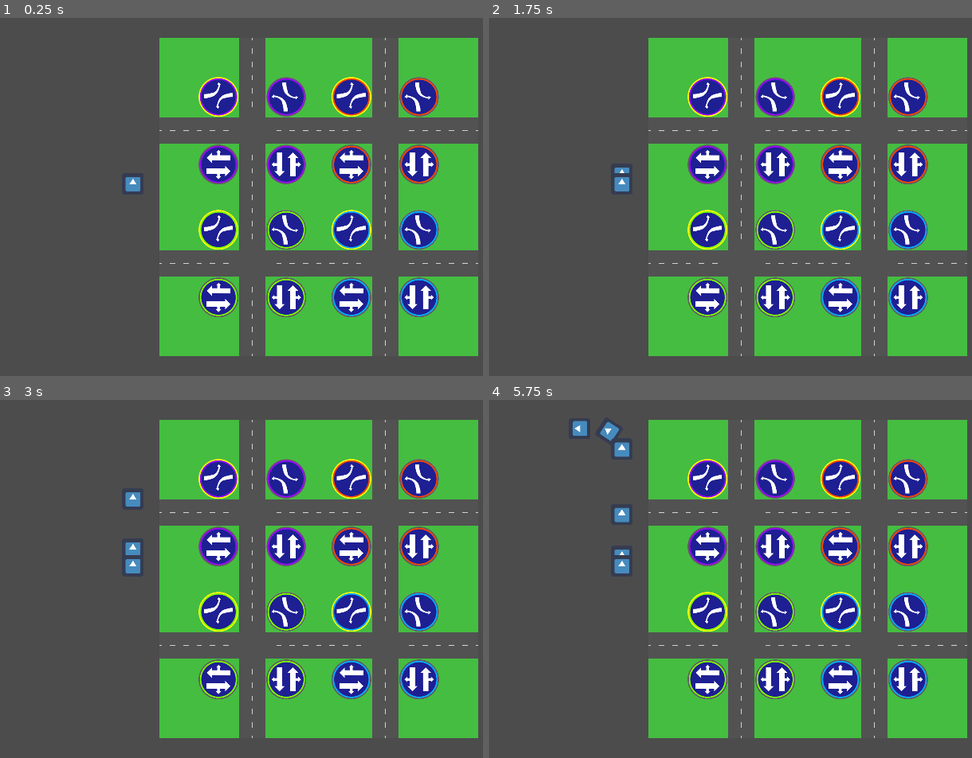
Above: before the commit, frames 1-4 (two rows, left to right).
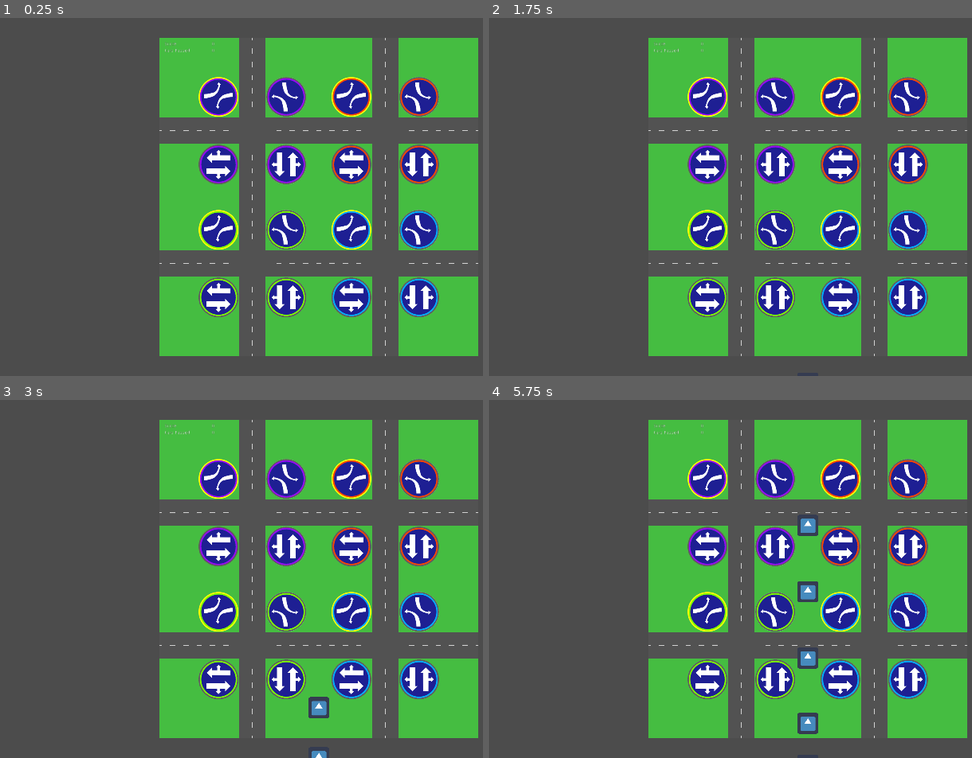
Above: after the commit, the same moments.

Repository: nicohi/terrific-lights-multiplayer
Game: Godot game, scene res://Map.tscn
Two runs of this game, one before a commit and one after it. Both use one fixed random seed, a clock stepped at 60 frames per second and the inputs below. The engine's default icon, where the game draws it, is replaced by a stand-in: a white triangle on a blue panel in a dark square.
Inputs (mouse positions are in pixels of both pictures, inside the frame that each line leads up to):
- Up to frame 1 (0.25 s): no input
- Up to frame 2 (1.75 s): tap Enter at 0.5 s; move the mouse to (947, 179) at 0.52 s; click (947, 179) at 0.67 s; tap Space at 1.25 s; move the mouse to (682, 214) at 1.27 s; click (682, 214) at 1.42 s
- Up to frame 3 (3 s): move the mouse to (381, 500) at 2.02 s; click (381, 500) at 2.17 s; move the mouse to (284, 650) at 2.77 s; click (284, 650) at 2.92 s
- Up to frame 4 (5.75 s): move the mouse to (outside the picture) at 3.52 s; click (outside the picture) at 3.67 s; move the mouse to (614, 525) at 4.27 s; click (614, 525) at 4.42 s; move the mouse to (841, 579) at 5.02 s; click (841, 579) at 5.17 s

The runs differ from the first frame. In frame 1, 0.2% of the frame differs, in the area x 25-45%, y 6-49%; in frame 2, 0.2%; in frame 3, 0.7%; in frame 4, 1.7%, in the area x 17-69%, y 5-94%.

Commit message:
Score and passed cars are displayed in the game.

Diff:
--- a/Car/Car.gd
+++ b/Car/Car.gd
@@ -34,8 +34,8 @@
 var timer: Timer
 
 onready var start_pos := Vector2(
-	OS.window_size.x / 2,
-	OS.window_size.y + PADDING
+	get_viewport_rect().size.x / 2,
+	get_viewport_rect().size.y + PADDING
 )
 onready var sprite := $Sprite
 
@@ -77,7 +77,7 @@
 
 # returns true if the car is out of the screens view
 func _out_of_view() -> bool:
-	var window_size = OS.window_size
+	var window_size = get_viewport_rect().size
 
 	return (
 		self.position.y < -PADDING or
--- a/Map.tscn
+++ b/Map.tscn
@@ -36,6 +36,7 @@
 [ext_resource path="res://Lights/Light_option_43.jpg" type="Texture" id=34]
 [ext_resource path="res://Lights/Light_option_43_Light.jpg" type="Texture" id=35]
 [ext_resource path="res://PauseMenu/PausePopup.gd" type="Script" id=36]
+[ext_resource path="res://UI/ScoreDisplay.tscn" type="PackedScene" id=37]
 
 [node name="Map" type="Node2D"]
 script = ExtResource( 2 )
@@ -225,6 +226,12 @@
 "_edit_use_anchors_": false
 }
 
+[node name="ScoreDisplay" parent="." instance=ExtResource( 37 )]
+margin_left = 496.0
+margin_top = 72.0
+margin_right = 536.0
+margin_bottom = 112.0
+
 [editable path="UpperLeft"]
 
 [editable path="UpperLeft/NorthSouthRight"]
--- a/Map/Map.gd
+++ b/Map/Map.gd
@@ -5,8 +5,11 @@
 var cars = []
 var timer
 var total_points = 0
+var cars_passed = 0
 
 onready var pausePopUp = $PausePopup
+onready var scoreDisplay = $ScoreDisplay
+signal score_changed(total_score, cars_passed)
 
 func _init():
 	timer = Timer.new()
@@ -25,6 +28,8 @@
 		add_child(car)
 
 func _ready():
+	self.connect("score_changed", scoreDisplay, "update_score")
+
 	var window_size = get_viewport().get_visible_rect().size
 
 	_create_cars()
@@ -34,9 +39,9 @@
 func _reset_car(car, points):
 	cars.push_back(car)
 	total_points += points
+	cars_passed += 1
 
-	print(points)
-	print(total_points)
+	emit_signal("score_changed", total_points, cars_passed)
 
 func _game_over():
 	print("game over")
--- /dev/null
+++ b/UI/ScoreDisplay.gd
@@ -0,0 +1,8 @@
+extends Control
+
+onready var score = $Score
+onready var carsPassed = $CarsPassed
+
+func update_score(score_, cars_passed_):
+	score.text = str(score_)
+	carsPassed.text = str(cars_passed_)
--- /dev/null
+++ b/UI/ScoreDisplay.tscn
@@ -0,0 +1,46 @@
+[gd_scene load_steps=2 format=2]
+
+[ext_resource path="res://UI/ScoreDisplay.gd" type="Script" id=1]
+
+[node name="ScoreDisplay" type="Control"]
+margin_right = 40.0
+margin_bottom = 40.0
+script = ExtResource( 1 )
+__meta__ = {
+"_edit_use_anchors_": false
+}
+
+[node name="ScoreHeading" type="Label" parent="."]
+margin_right = 80.0
+margin_bottom = 14.0
+text = "Score"
+__meta__ = {
+"_edit_use_anchors_": false
+}
+
+[node name="Score" type="Label" parent="."]
+margin_left = 100.0
+margin_right = 150.0
+margin_bottom = 14.0
+text = "0"
+align = 2
+
+[node name="CarsPassedHeading" type="Label" parent="."]
+margin_top = 20.0
+margin_right = 100.0
+margin_bottom = 34.0
+text = "Cars Passed"
+__meta__ = {
+"_edit_use_anchors_": false
+}
+
+[node name="CarsPassed" type="Label" parent="."]
+margin_left = 100.0
+margin_top = 20.0
+margin_right = 150.0
+margin_bottom = 40.0
+text = "0"
+align = 2
+__meta__ = {
+"_edit_use_anchors_": false
+}
--- a/project.godot
+++ b/project.godot
@@ -45,6 +45,7 @@
 window/size/test_width=1920
 window/size/test_height=1080
 window/stretch/mode="2d"
+window/stretch/aspect="keep"
 
 [input]
 
Not shown: 1 places in Map.tscn that only renumber resources
